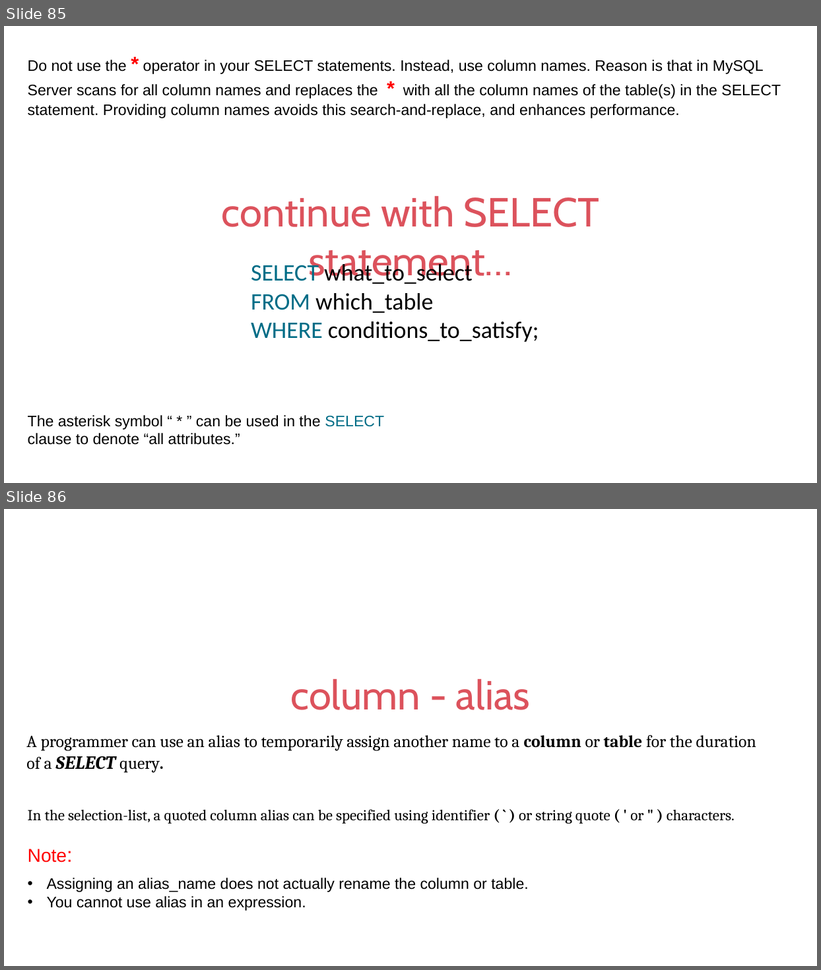
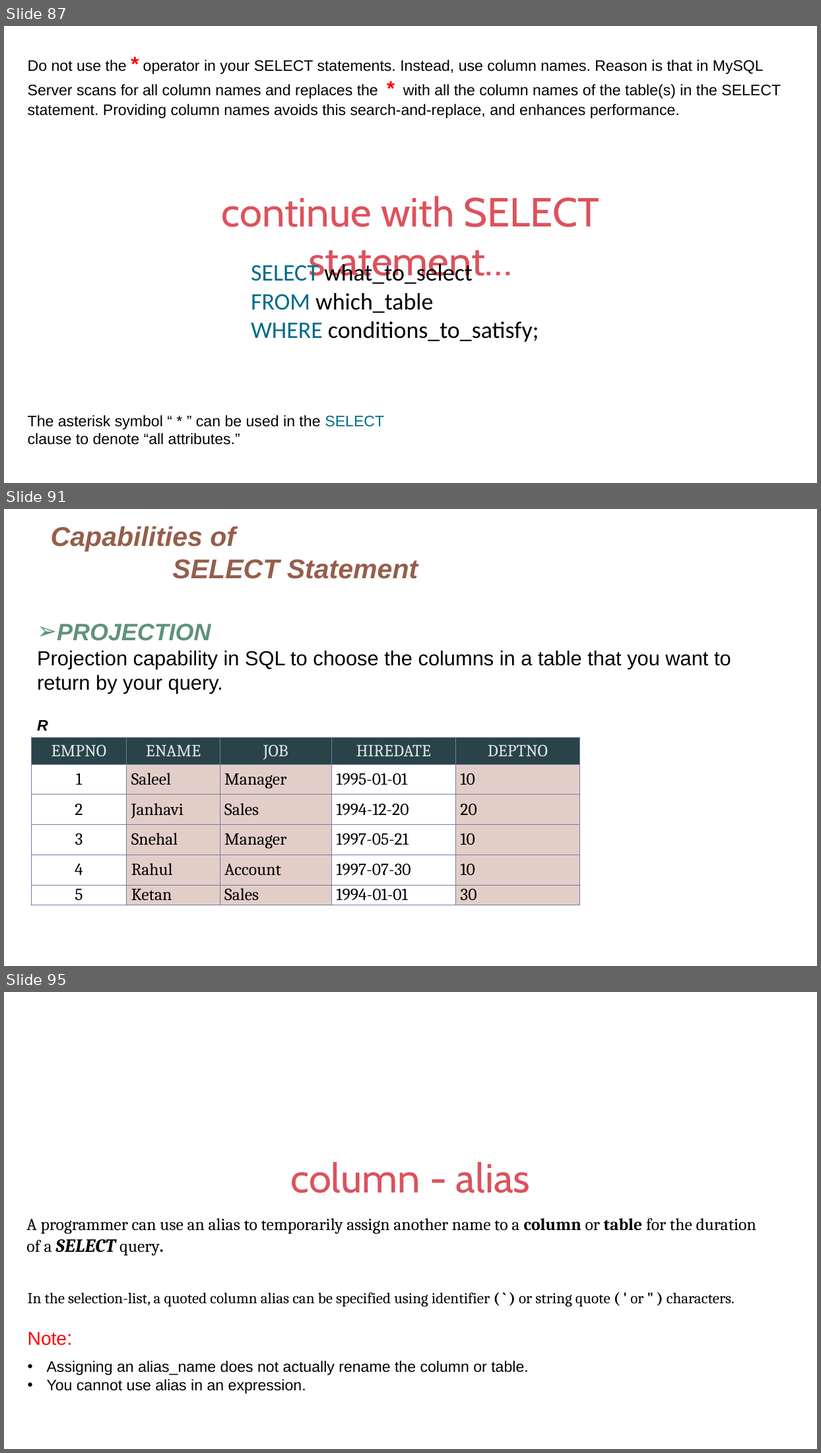
Before and after one commit to prashantbandgar/DBT_notes, a slide deck: IET MySQL PPT Ver9.pptx. Shown one above the other, each under a label of ours: slides 85 and 86 before the commit, slides 87, 91 and 95 after it; the slides between them are not shown. The pictures are 821x970 and 821x1453 pixels, drawn with LibreOffice and Linux fonts; fonts in the diff are those of the drawing. Boxes give left, top, right and bottom in pixels: in the first picture for what was removed or moved away, otherwise in the second. Text is boxed around its words. In the diff, an @@ line names an element or a change of style, - is before the commit and + after.

```diff
--- a/IET MySQL PPT Ver9.pptx
+++ b/IET MySQL PPT Ver9.pptx
@@ slide 91 added at [4,509,817,966], background #FFFFFF @@
@@ title added at [51,526,418,579], 32 pt, text #955E4B, bold, italic @@
+Capabilities of
+SELECT Statement
@@ text added at [37,624,731,693], 24 pt, text #000000 @@
+➢ PROJECTION
+Projection capability in SQL to choose the columns in a table that you want to return by your query.
@@ text added at [37,720,48,731], 18 pt, text #000000, bold, italic @@
+R
@@ table added at [32,738,581,906], 6 rows, 5 columns @@
+EMPNO | ENAME | JOB | HIREDATE | DEPTNO
+1 | Saleel | Manager | 1995-01-01 | 10
+2 | Janhavi | Sales | 1994-12-20 | 20
+3 | Snehal | Manager | 1997-05-21 | 10
+4 | Rahul | Account | 1997-07-30 | 10
+5 | Ketan | Sales | 1994-01-01 | 30
@@ what was slide 85 is now slide 87 @@
@@ what was slide 86 is now slide 95 @@
```
Also in this commit, not shown: 4 slides changed, 83 other slides added.
